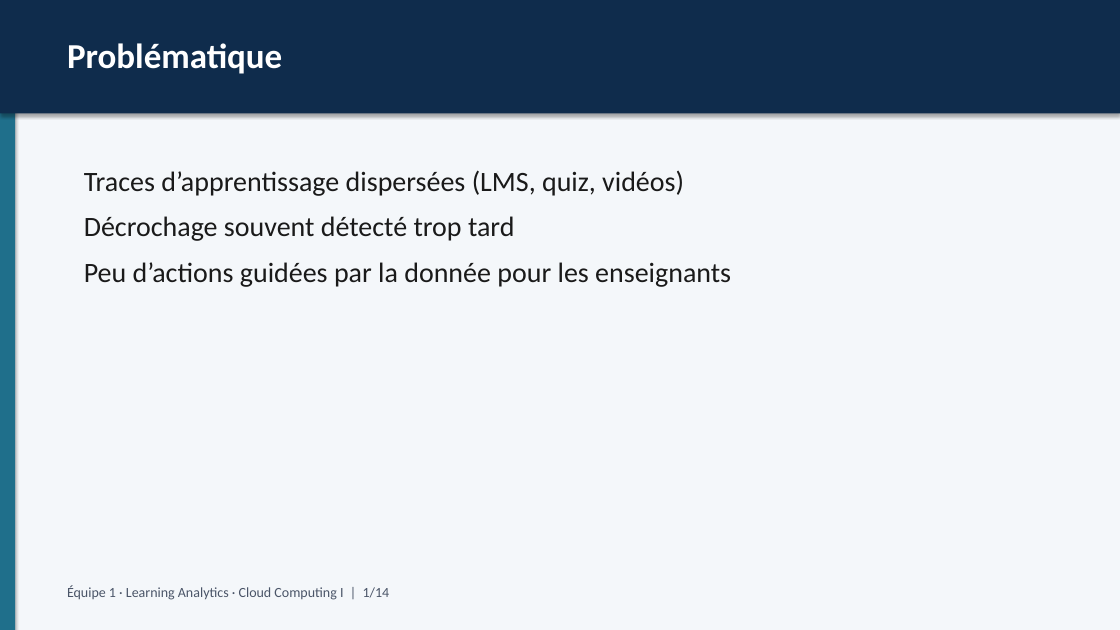
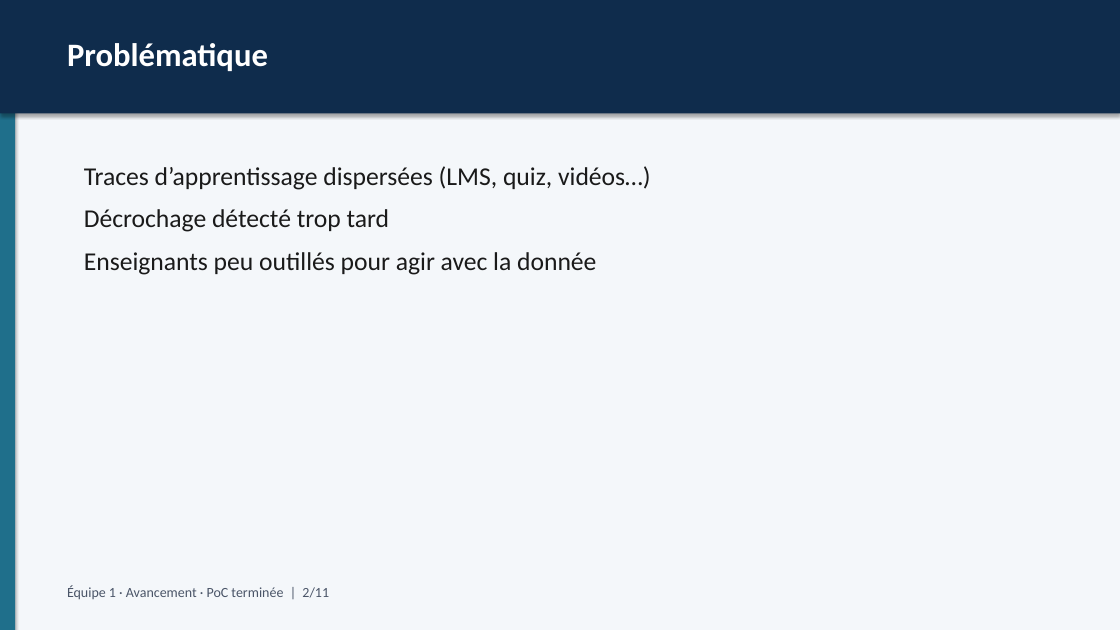
Before and after one commit to galaxie44/learning-analytics-educational-processes, a slide deck: slide 3 of docs/livrables/Presentation-Learning-Analytics.pptx (slide 2 before the commit). Drawn at 1120x630 pixels with LibreOffice and Linux fonts; fonts in the diff are those of the drawing. Boxes give left, top, right and bottom in pixels: in the first picture for what was removed or moved away, otherwise in the second. Text is boxed around its words. In the diff, an @@ line names an element or a change of style, - is before the commit and + after.

Commit message:
Add complete avancement presentation (PoC finished narrative).

```diff
--- a/docs/livrables/Presentation-Learning-Analytics.pptx
+++ b/docs/livrables/Presentation-Learning-Analytics.pptx
@@ text "Problématique" at [67, 43, 268, 71]: size 30 to 28 pt @@
@@ text at [84, 166, 651, 275]: text changed; size 24 to 22 pt @@
-Traces d’apprentissage dispersées (LMS, quiz, vidéos)
-Décrochage souvent détecté trop tard
-Peu d’actions guidées par la donnée pour les enseignants
+Traces d’apprentissage dispersées (LMS, quiz, vidéos…)
+Décrochage détecté trop tard
+Enseignants peu outillés pour agir avec la donnée
@@ text at [67, 585, 329, 599]: text changed @@
-Équipe 1 · Learning Analytics · Cloud Computing I | 1/14
+Équipe 1 · Avancement · PoC terminée | 2/11
```
Also in this commit, not shown: 5 other slides changed, 6 slides added, 9 slides removed, 3 other files.
